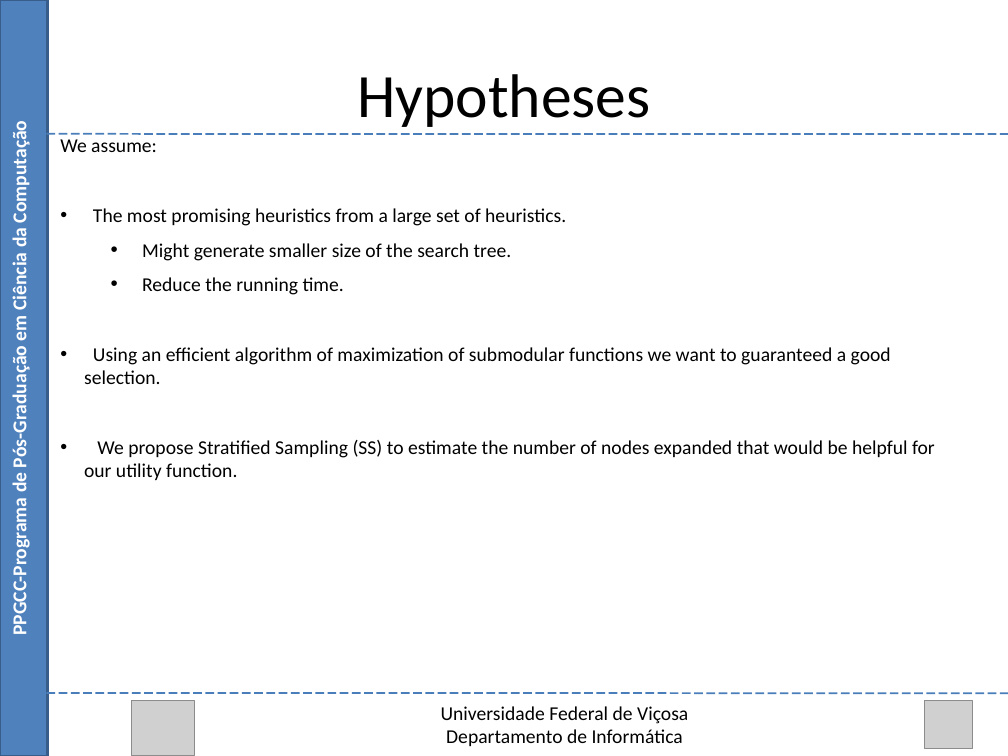
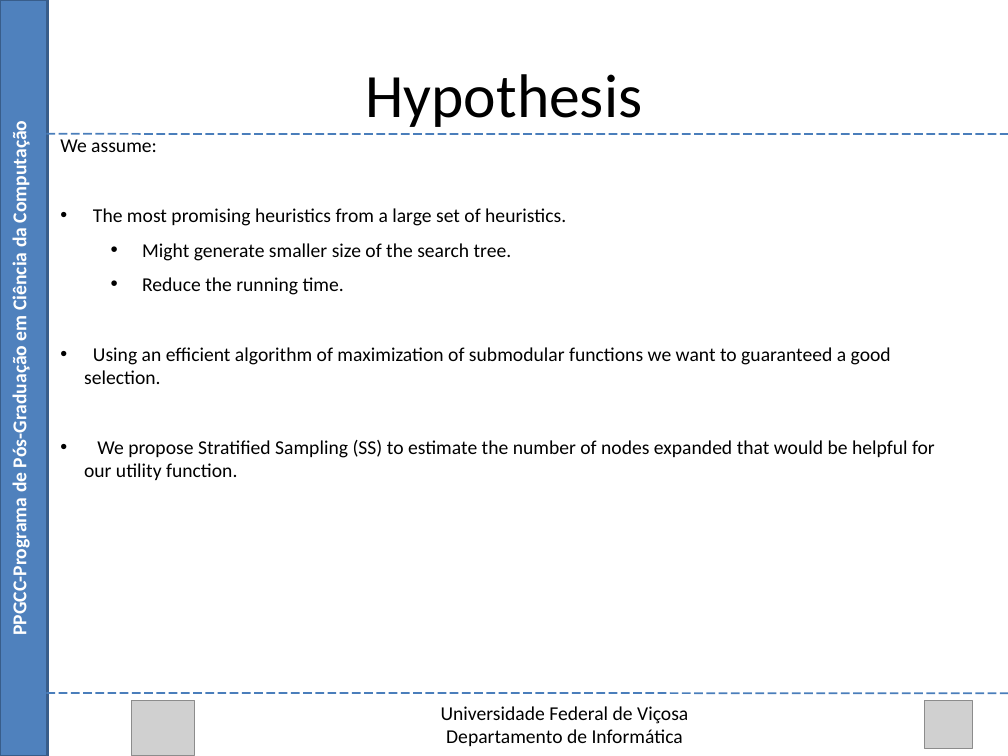
Before and after one commit to Marvinsky/research-marvin, a slide deck: slide 12 of latex/odp/selection heuristics.odp. Drawn at 1008x756 pixels with LibreOffice and Linux fonts; fonts in the diff are those of the drawing; grey boxes stand for pictures. Boxes give left, top, right and bottom in pixels: in the first picture for what was removed or moved away, otherwise in the second. Text is boxed around its words. In the diff, an @@ line names an element or a change of style, - is before the commit and + after.

```diff
--- a/latex/odp/selection heuristics.odp
+++ b/latex/odp/selection heuristics.odp
@@ text at [365,74,642,127]: text changed @@
-Hypotheses
+Hypothesis
```
Also in this commit, not shown: 1 other slide changed.
